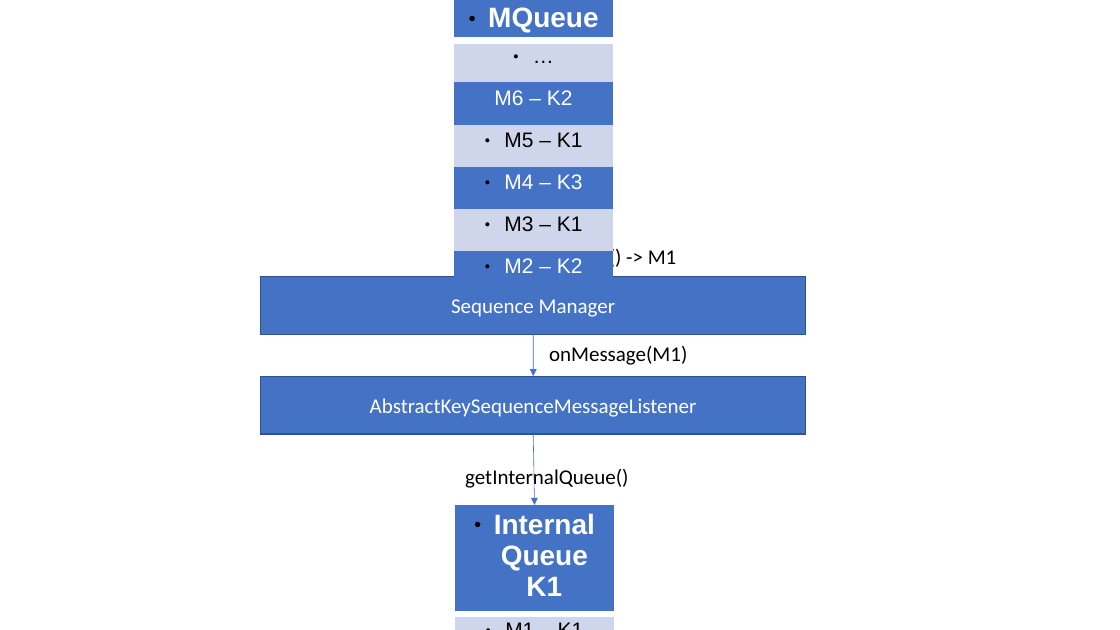
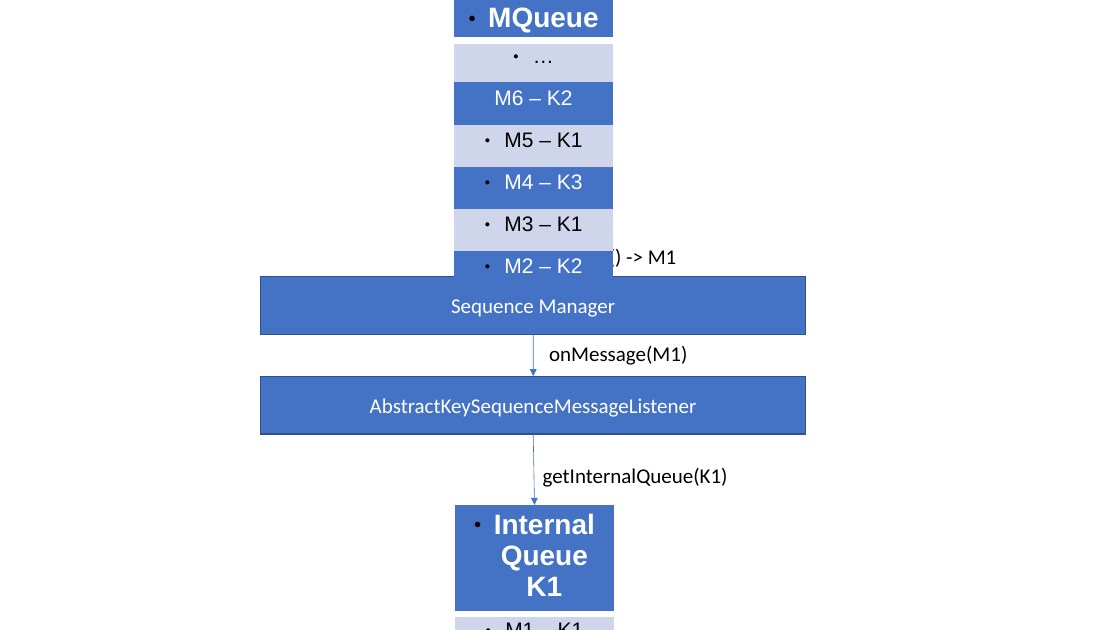
Before and after one commit to fnmps/JMS-Sequencial-Concurrent-Processing, a slide deck: slide 2 of README Resources/Sequencer.odp. Drawn at 1120x630 pixels with LibreOffice and Linux fonts; fonts in the diff are those of the drawing. Boxes give left, top, right and bottom in pixels: in the first picture for what was removed or moved away, otherwise in the second. Text is boxed around its words. In the diff, an @@ line names an element or a change of style, - is before the commit and + after.

```diff
--- a/README Resources/Sequencer.odp
+++ b/README Resources/Sequencer.odp
@@ text at (543,468,728,487): text changed @@
-getInternalQueue()
+getInternalQueue(K1)
```
Also in this commit, not shown: 1 other slide changed, 3 other files.
